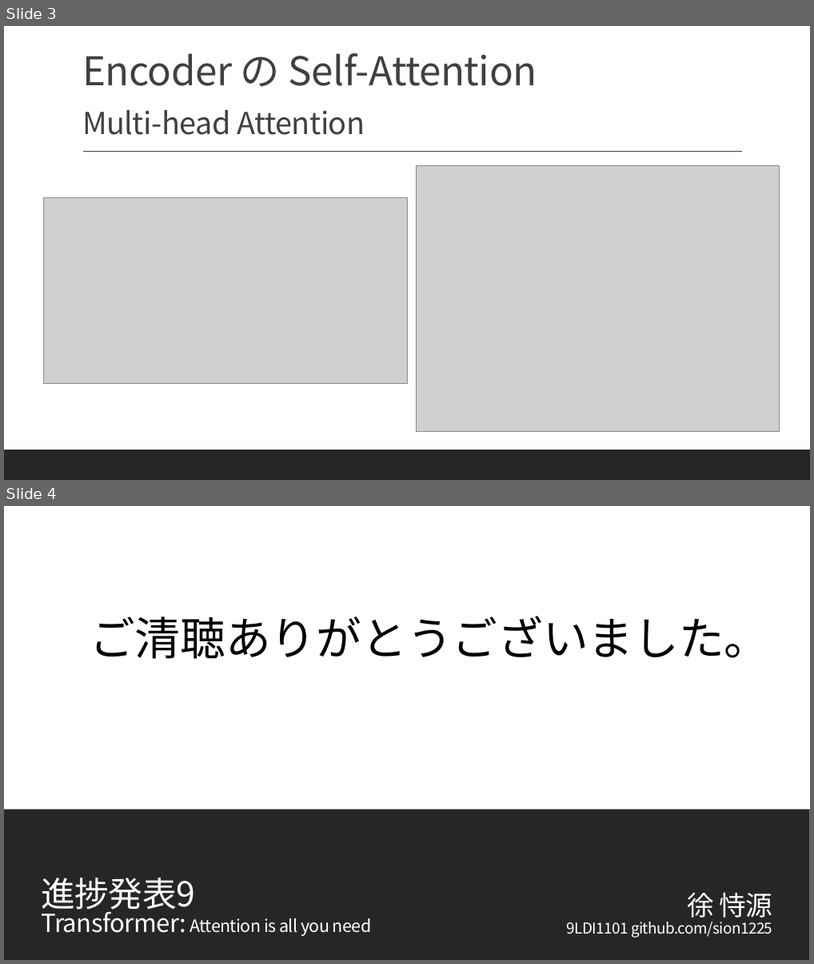
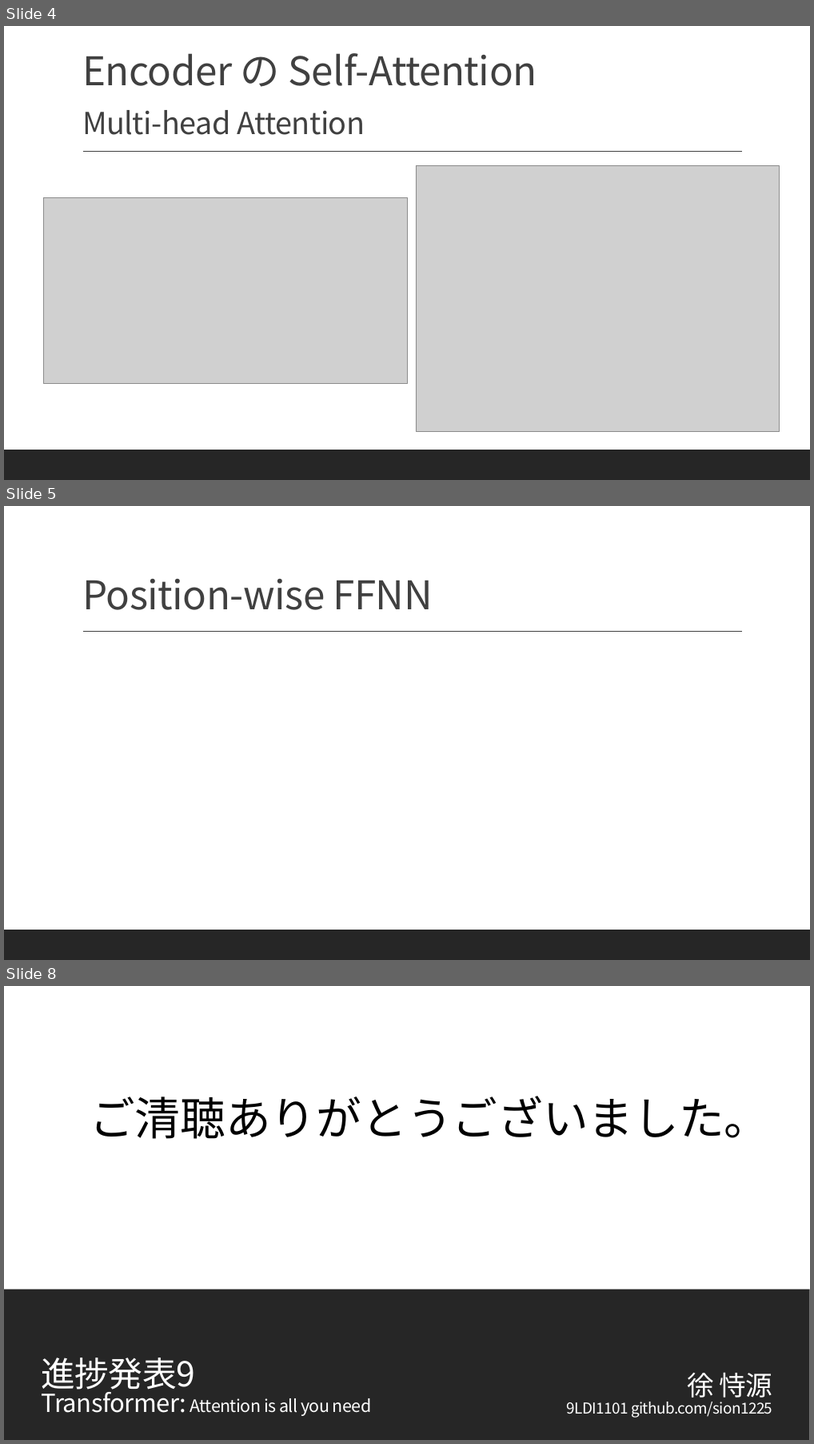
Before and after one commit to Sion1225/Study-Deeplearning-NLP, a slide deck: Presentation/ppt9 Transformer2.pptx. Shown one above the other, each under a label of ours: slides 3 and 4 before the commit, slides 4, 5 and 8 after it; the slides between them are not shown. The pictures are 814x964 and 814x1444 pixels, drawn with LibreOffice and Linux fonts; fonts in the diff are those of the drawing; grey boxes stand for pictures. Boxes give left, top, right and bottom in pixels: in the first picture for what was removed or moved away, otherwise in the second. Text is boxed around its words. In the diff, an @@ line names an element or a change of style, - is before the commit and + after.

```diff
--- a/Presentation/ppt9 Transformer2.pptx
+++ b/Presentation/ppt9 Transformer2.pptx
@@ slide 5 added at (x1=4, y1=506, x2=810, y2=960), background #FFFFFF; not listed: 2 template elements that a slide beside it also shows @@
@@ title added at (x1=82, y1=579, x2=432, y2=610), 47 pt, text #404040 @@
+Position-wise FFNN
@@ what was slide 3 is now slide 4 @@
@@ what was slide 4 is now slide 8 @@
```
Also in this commit, not shown: 3 other slides added, 1 other file.
